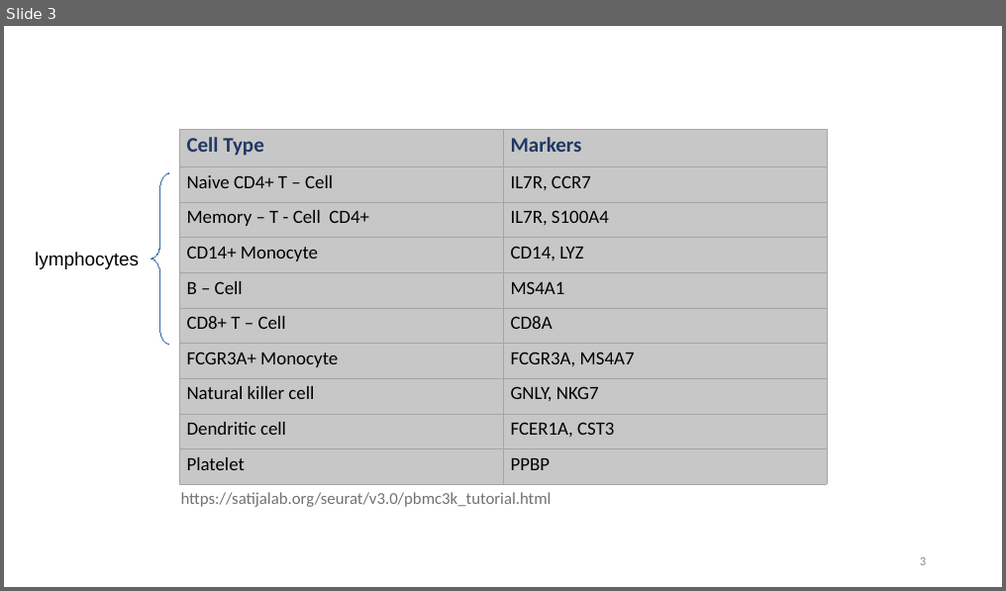
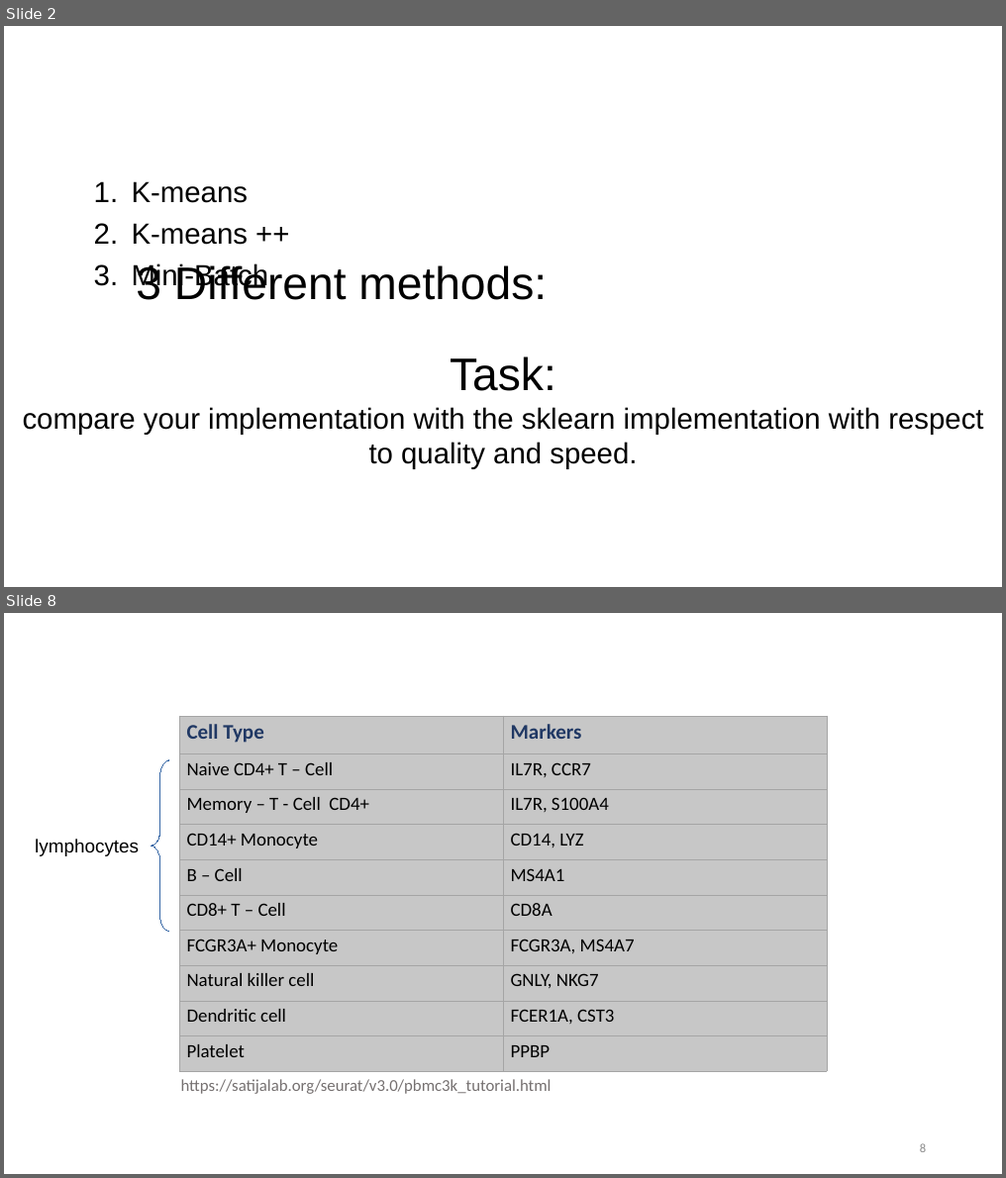
Before and after one commit to datascience-mobi/group-01-project-4-1, a slide deck: K-means clustering.pptx. Shown one above the other, each under a label of ours: slide 3 before the commit, slides 2 and 8 after it; the slides between them are not shown. The pictures are 1006x591 and 1006x1178 pixels, drawn with LibreOffice and Linux fonts; fonts in the diff are those of the drawing. Boxes give left, top, right and bottom in pixels: in the first picture for what was removed or moved away, otherwise in the second. Text is boxed around its words. In the diff, an @@ line names an element or a change of style, - is before the commit and + after.

```diff
--- a/K-means clustering.pptx
+++ b/K-means clustering.pptx
@@ slide 2 added at <box>4,26,1002,587</box>, background #FFFFFF @@
@@ text added at <box>132,181,269,291</box>, 28 pt, text #000000 @@
+1. K-means
+2. K-means ++
+3. Mini-Batch
@@ title added at <box>136,264,547,300</box>, 44 pt, text #000000 @@
+3 Different methods:
@@ text added at <box>23,357,983,470</box>, 28 pt, text #000000 @@
+Task:
+compare your implementation with the sklearn implementation with respect to quality and speed.
@@ what was slide 3 is now slide 8 @@
@@ page number at <box>920,1144,926,1153</box>: text changed @@
-3
+8
```
Also in this commit, not shown: 1 slide changed, 4 other slides added.
